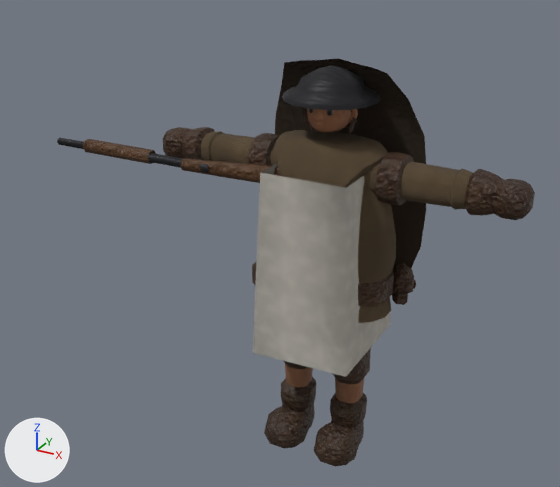
Renders of the glTF model csharp/Unciv.Godot/Packs/units/models/unit/Rifleman.glb from each side of a commit.
The view is the same before and after, from a 50 mm camera at (0.602, -1.289, 1.084) aimed at (-0.103, -0.008, 0.444). Arrows for +X, +Y and +Z are at lower left; the lights stay in place. The first picture is the older version. Vertices at exactly the same position are counted once.

In view in the first picture: 'Rifle', 'Rogue_Cape', 'Warrior'.
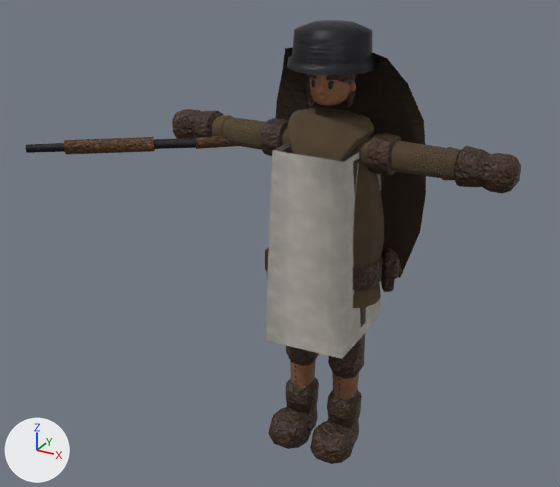
Patch to the scene script:
```diff
--- a/csharp/Unciv.Godot/Packs/units/models/unit/Rifleman.glb.py
+++ b/csharp/Unciv.Godot/Packs/units/models/unit/Rifleman.glb.py
@@ me_mesh_skinned @@
 # used by ob_warrior; location = (0.0, 0.0, -0.01); scale = (0.416, 0.416, 0.416)
-me_mesh_skinned.from_pydata(...)  # 2589 vertices, 4819 faces; spans x -0.92..0.92, y -0.29..0.54, z 0.02..1.98
+me_mesh_skinned.from_pydata(...)  # 2589 vertices, 4819 faces; spans x -0.86..0.86, y -0.25..0.51, z 0.04..2.22
+# me_mesh_skinned part 1: the loose piece of 310 vertices spanning x -0.12..0.12, y -0.13..0.13, z 1.69..1.96 is moved by (0.0, 0.0, 0.16)
+# me_mesh_skinned part 2: the loose piece of 40 vertices spanning x 0.09..0.13, y -0.01..0.02, z 1.74..1.83 is moved by (-0.01, 0.0, 0.16)
+# me_mesh_skinned part 3: the loose piece of 33 vertices spanning x -0.02..0.02, y -0.13..-0.07, z 1.76..1.82 is moved by (0.0, 0.01, 0.16)
+# me_mesh_skinned part 4: the loose piece of 42 vertices spanning x 0.03..0.06, y -0.12..-0.09, z 1.79..1.82 is moved by (0.0, 0.01, 0.16)
+# me_mesh_skinned part 5: the loose piece of 42 vertices spanning x -0.06..-0.03, y -0.12..-0.09, z 1.79..1.82 is moved by (0.0, 0.01, 0.16)
+# me_mesh_skinned part 6: the loose piece of 206 vertices spanning x 0.03..0.26, y -0.25..0.11, z 0.02..0.94 is scaled about its middle by (0.96, 0.967, 1.09), then moved by (-0.02, 0.0, 0.05)
+# me_mesh_skinned part 7: the loose piece of 206 vertices spanning x -0.26..-0.03, y -0.25..0.11, z 0.02..0.94 is scaled about its middle by (0.96, 0.967, 1.09), then moved by (0.02, 0.0, 0.05)
+# me_mesh_skinned part 8: the loose piece of 20 vertices spanning x -0.25..0.25, y -0.29..0.26, z 0.61..1.54 is scaled about its middle by (0.841, 0.849, 1.06), then moved by (0.0, 0.0, 0.11)
+# me_mesh_skinned part 9: 1300 of 2589 vertices moved; they spanned x -0.92..0.92, y -0.25..0.54, z 0.78..1.98 and now span x -0.86..0.86, y -0.21..0.2, z 0.32..2.22; mean shift (0.01, -0.01, 0.05); largest move (-0.08, 0.48, 1.55) -> (0.12, -0.06, 0.39)
+# me_mesh_skinned part 10: 180 of 2589 vertices moved; they spanned x -0.21..0.21, y -0.06..0.07, z 0.29..0.43 and now span x -0.23..0.23, y -0.13..0.51, z 0.32..1.72; mean shift (-0.06, 0.1, 0.62); largest move (-0.21, 0.0, 0.36) -> (0.17, 0.35, 1.69)
+# me_mesh_skinned part 11: 648 kept faces spanning x -0.86..0.86, y -0.18..0.32, z 0.33..2.05 get new vertex colours; the middle colour goes from brown #5e4d37 to brown #5a4a35
+# other edits to the shape of me_mesh_skinned do not show in these pictures
 me_mesh_skinned.materials.append(mat_wool)
@@ me_mesh_rifle @@
 # used by ob_rifle; location = (-0.308, -0.046, 0.605); rotation_euler = (1.571, 1.571, 0.0), in degrees (90, 90, 0); scale = (0.416, 0.416, 0.416)
-me_mesh_rifle.from_pydata(...)  # 60 vertices, 108 faces; spans x -0.043..0.043, y -0.75..0.556, z -0.035..0.098
+me_mesh_rifle.from_pydata(...)  # 60 vertices, 108 faces; spans x -0.036..0.036, y -0.619..0.44, z -0.342..0.517
+# me_mesh_rifle part 12: the loose piece of 26 vertices spanning x -0.026..0.026, y -0.75..0.2, z 0.034..0.086 is multiplied about its middle by the matrix ((0.0, 0.0, 1.0), (-0.588, 0.809, 0.0), (-0.809, -0.588, 0.0)), then moved by (0.0, 0.053, 0.162)
+# me_mesh_rifle part 13: the loose piece of 14 vertices spanning x -0.031..0.031, y -0.57..-0.15, z 0.014..0.086 is multiplied about its middle by the matrix ((0.0, 0.0, 1.0), (-0.588, 0.809, 0.0), (-0.809, -0.588, 0.0)), then moved by (0.0, 0.069, 0.222)
+# me_mesh_rifle part 14: 20 of 60 vertices moved; they spanned x -0.043..0.043, y 0.047..0.556, z -0.035..0.098 and now span x -0.035..0.035, y 0.029..0.44, z -0.342..0.058; mean shift (0.0, -0.071, -0.172); largest move (0.043, 0.553, 0.017) -> (0.018, 0.379, -0.342)
 me_mesh_rifle.materials.append(mat_iron)
@@ ob_warrior @@
 ob_warrior = bpy.data.objects.new('Warrior', me_mesh_skinned)
-ob_warrior.location = (0.0, 0.0, -0.01)
-ob_warrior.scale = (0.416, 0.416, 0.416)
+ob_warrior.location = (0.0, 0.0, -0.015)
+ob_warrior.scale = (0.409, 0.409, 0.409)
@@ ob_rifle @@
 ob_rifle = bpy.data.objects.new('Rifle', me_mesh_rifle)
-ob_rifle.location = (-0.308, -0.046, 0.605)
+ob_rifle.location = (-0.282, -0.047, 0.648)
 ob_rifle.rotation_euler = (1.571, 1.571, 0.0)  # degrees (90, 90, 0)
-ob_rifle.scale = (0.416, 0.416, 0.416)
+ob_rifle.scale = (0.409, 0.409, 0.409)
@@ ob_rogue_cape @@
 ob_rogue_cape = bpy.data.objects.new('Rogue_Cape', me_mesh_rogue_cape)
-ob_rogue_cape.location = (0.0, 0.0, 0.815)
-ob_rogue_cape.scale = (0.354, 0.229, 0.416)
+ob_rogue_cape.location = (0.0, 0.0, 0.841)
+ob_rogue_cape.scale = (0.347, 0.225, 0.409)
```

Pixel boxes [x1, y1, x2, y2] of what changed, in the pictures (560 x 487 px; the box of a moved part takes in the faces that stretch with it):
'Warrior', reshaped, moved, rescaled (6% narrower, 11% taller)
    before: [163, 66, 535, 466]
    after: [172, 20, 521, 464]
'Rogue_Cape', moved, rescaled
    before: [275, 58, 426, 268]
    after: [276, 47, 426, 278]
'Rifle', reshaped, moved, rescaled
    before: [57, 138, 279, 183]
    after: [26, 136, 238, 155]
part 1 of me_mesh_skinned, moved or reshaped
    before: [304, 108, 355, 133]
    after: [307, 74, 356, 107]
part 2 of me_mesh_skinned, moved or reshaped
    before: [348, 109, 358, 122]
    after: [347, 80, 356, 96]
part 3 of me_mesh_skinned, moved or reshaped
    before: [314, 109, 324, 121]
    after: [316, 83, 325, 94]
part 4 of me_mesh_skinned, moved or reshaped
    before: [327, 110, 333, 116]
    after: [328, 81, 334, 89]
part 5 of me_mesh_skinned, moved or reshaped
    before: [309, 109, 313, 113]
    after: [311, 79, 315, 87]
part 6 of me_mesh_skinned, moved or reshaped
    before: [314, 348, 371, 466]
    after: [310, 307, 366, 464]
part 7 of me_mesh_skinned, moved or reshaped
    before: [264, 361, 316, 448]
    after: [268, 346, 320, 449]
part 8 of me_mesh_skinned, moved or reshaped
    before: [253, 163, 390, 377]
    after: [265, 141, 381, 359]
part 9 of me_mesh_skinned, moved or reshaped
    before: [163, 66, 535, 323]
    after: [172, 20, 521, 396]
part 10 of me_mesh_skinned, moved or reshaped (not visible before)
    after: [283, 147, 383, 383]
part 11 of me_mesh_skinned, recoloured
    before: [208, 108, 529, 403]
    after: [220, 75, 516, 399]
part 12 of me_mesh_rifle, moved or reshaped
    before: [57, 138, 209, 173]
    after: [26, 137, 227, 153]
part 13 of me_mesh_rifle, moved or reshaped
    before: [83, 139, 156, 164]
    after: [64, 137, 155, 155]
part 14 of me_mesh_rifle, moved or reshaped
    before: [180, 158, 279, 183]
    after: [196, 136, 238, 149]
